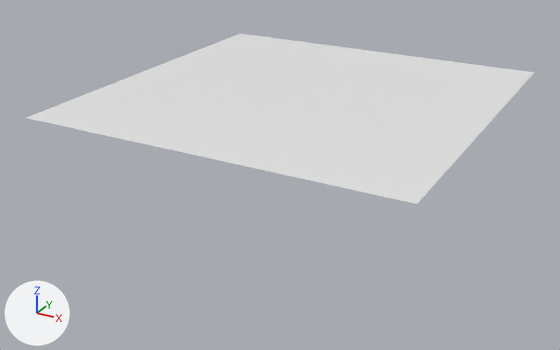
Before and after pictures for a commit that changed the Blender file Rollin'Sky/Assets/Models/Tiles/TileNormal/Files/Tile.blend.
One viewpoint serves both versions: a 50 mm lens placed at (0.906, -1.77, 0.633), pointed at (-0.032, -0.065, -0.22). Arrows for +X, +Y and +Z are at lower left; the lights stay in place.

The first picture shows 'Tile1'.
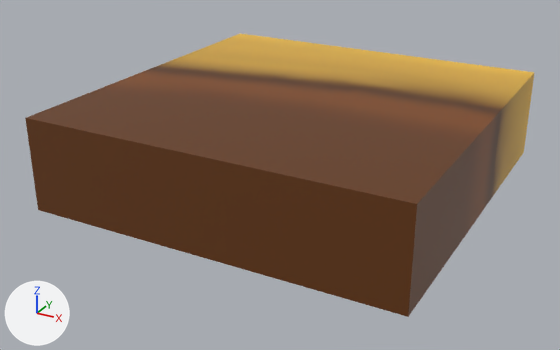
What differs and where, as boxes (x1, y1, x2, y2) in the pictures (560 x 350 px):
'Tile1', reshaped (66% taller)
    before: (26, 34, 535, 204)
    after: (25, 34, 535, 317)
part 1 of me_plane, built on (brown)
    after: (25, 74, 534, 317)
part 2 of me_plane, recoloured (white to brown)
    both: (26, 34, 535, 204)

The change in detail:
Picture 'Stand_Alb' (img_stand_alb) is new.
Material 'Mat_Standar' (mat_mat_standar) is new.
Its texture is img_stand_alb.
me_plane is used by ob_tile1; location (0.0, 0.0, 0.0).
Verts and faces of me_plane; kept vertices keep their numbers, new ones are numbered from 4.
Before the commit, vertices of me_plane: 0 (-0.5, -0.5, 0.0) at pixel (25, 117), 1 (0.5, -0.5, 0.0) at pixel (417, 204), 2 (-0.5, 0.5, 0.0) at pixel (240, 33), 3 (0.5, 0.5, 0.0) at pixel (534, 72).
me_plane had 4 vertices, 1 face and spanned x -0.5..0.5, y -0.5..0.5, z 0.0.
me_plane now has 8 vertices, 6 faces and spans x -0.5..0.5, y -0.5..0.5, z -0.25..0.0.
Part 1, on me_plane:
Faces deleted: (0, 1, 3, 2).
New vertices 4 to 7 stand at vertices 0 to 3, in that order, plus (0.0, 0.0, -0.25).
New faces: (0, 2, 3, 1), (4, 5, 7, 6), (2, 6, 7, 3), (0, 1, 5, 4), (1, 3, 7, 5), (0, 4, 6, 2).
me_plane part 2: 1 face spanning x -0.5..0.5, y -0.5..0.5, z 0.0 switches from no material to mat_mat_standar (picture img_stand_alb).
me_plane now uses material mat_mat_standar (picture img_stand_alb).
